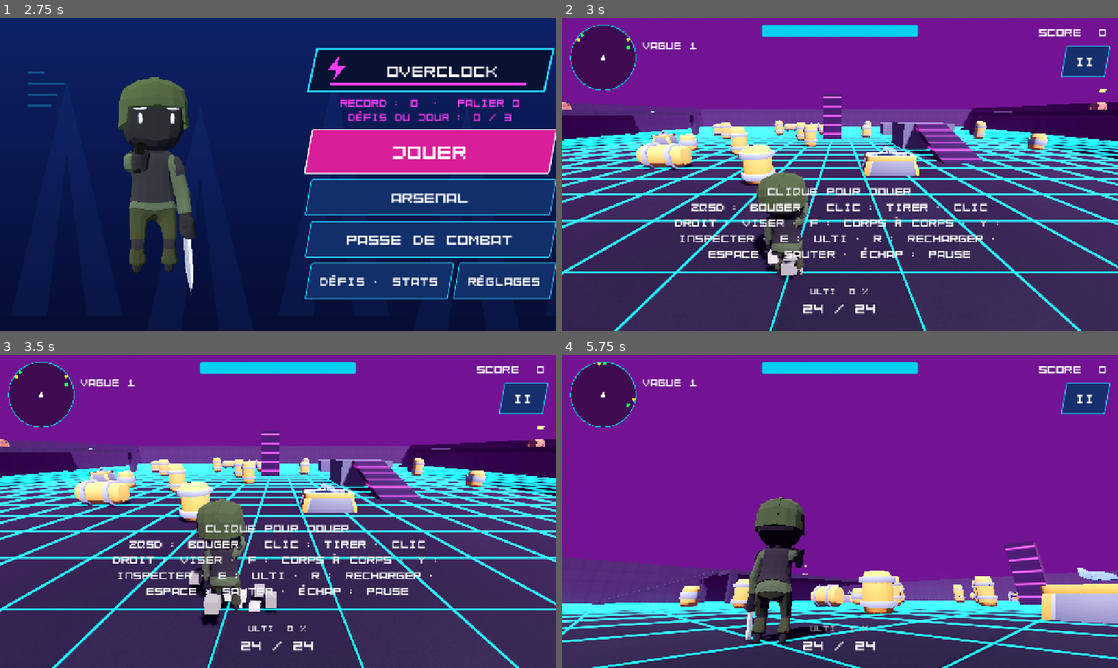
Above: before the commit, frames 1-4 (two rows, left to right).
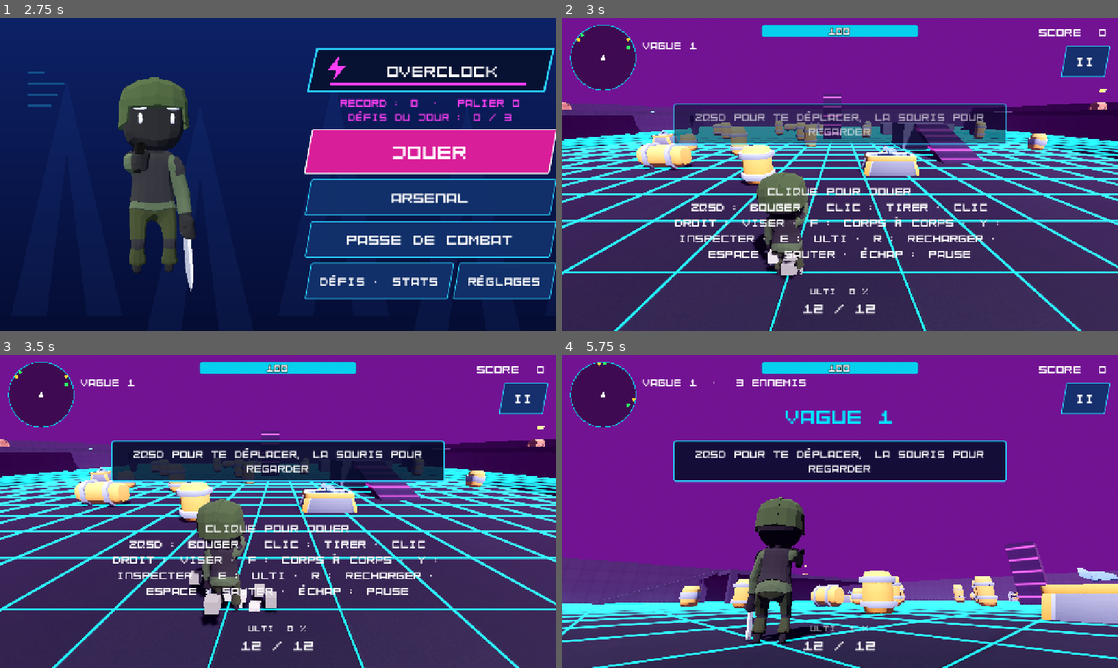
Above: after the commit, the same moments.

Repository: mariusortiz/overclock
Game: Godot game, scene res://scenes/loading.tscn
Same seed, same stepped clock (60 frames per second), same inputs: the game is played once before the commit and once after it.
Inputs (mouse positions are in pixels of both pictures, inside the frame that each line leads up to):
- Up to frame 1 (2.75 s): tap Enter at 0.5, 2 s; move the mouse to (400, 158) at 0.52 s; hold D (move_right) 0.53-1.25 s; tap B (emote) at 0.6 s; click (400, 158) at 0.67 s; tap Space (jump) at 0.77, 1.25 s; drag from (166, 190) to (250, 237) at 1.27 s; move the mouse to (333, 105) at 2.02 s; hold D (move_right) from 2.03 s (still down); tap F (melee) at 2.1 s
- Up to frame 2 (3 s): release D (move_right) at 2.75 s; click "JOUER" at 2.75 s
- Up to frame 3 (3.5 s): no input
- Up to frame 4 (5.75 s): drag from (812, 574) to (673, 464) at 3.52 s; click "II" at 4.25 s; click "REPRENDRE" at 5 s

Frame 1 is identical in both runs. In frame 2, 7.8% of the frame differs, in the area x 20-80%, y 3-95%; in frame 3, 8.3%; in frame 4, 8.9%.
Error before the commit: Parse Error: Cannot infer the type of "map" variable because the value doesn't have a set type. (res://scripts/wave_manager.gd:206)

Commit message:
Fix the type of the navigation map in the boss placement
Co-Authored-By: Claude Opus 5.5 <noreply@anthropic.com>
Claude-Session: https://claude.ai/code/session_01TMrhLU8C9hMQ3DU14F1G1z

Diff:
--- a/scripts/wave_manager.gd
+++ b/scripts/wave_manager.gd
@@ -203,7 +203,7 @@
 ## The middle of the arena, or the nearest walkable point to it when some
 ## scenery stands there.
 func _arena_center() -> Vector3:
-	var map := get_parent().get_world_3d().navigation_map
+	var map: RID = (get_parent() as Node3D).get_world_3d().navigation_map
 	var center := NavigationServer3D.map_get_closest_point(map, Vector3.ZERO)
 	return center if center != Vector3.ZERO else Vector3(0, 0.1, 0)
 
